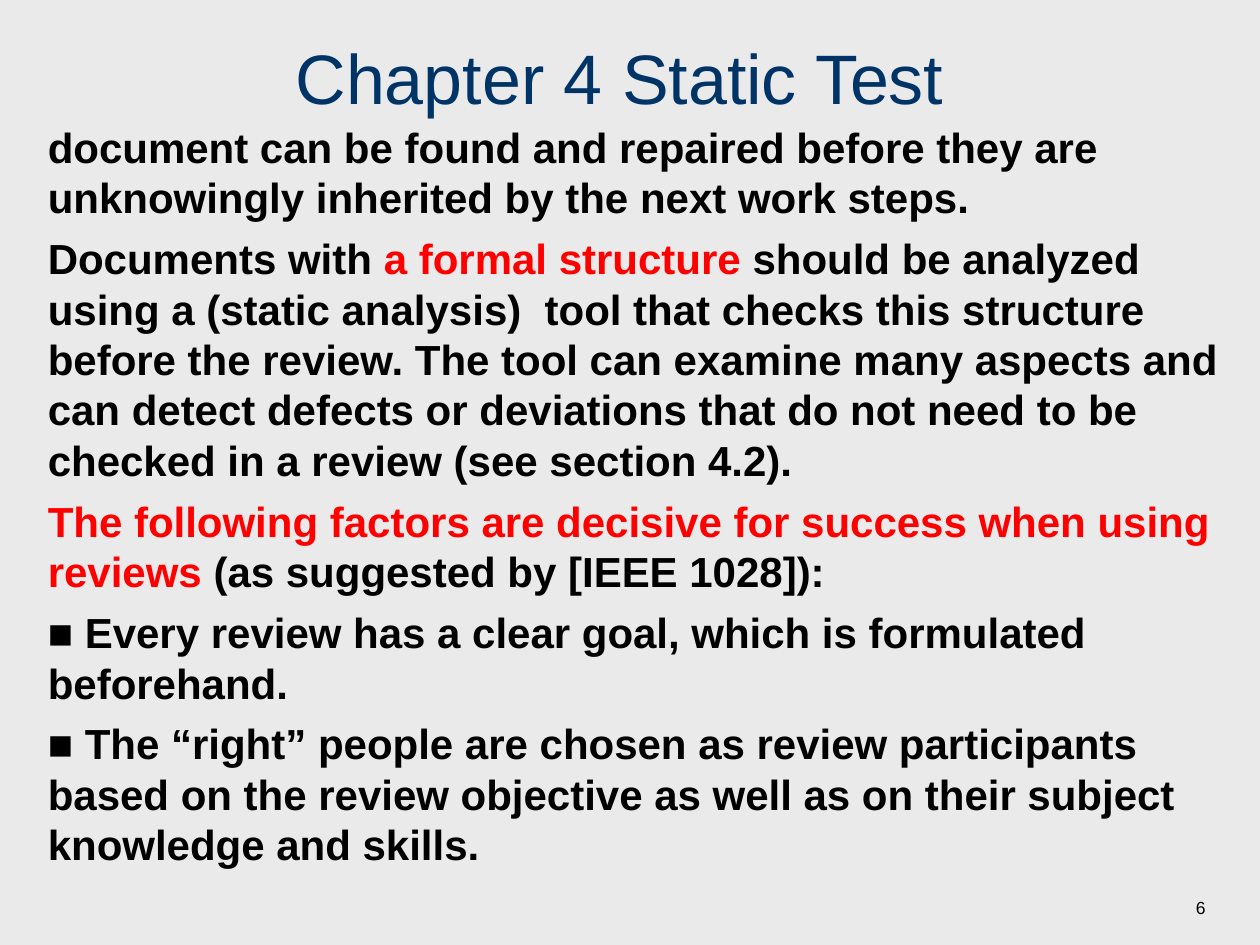
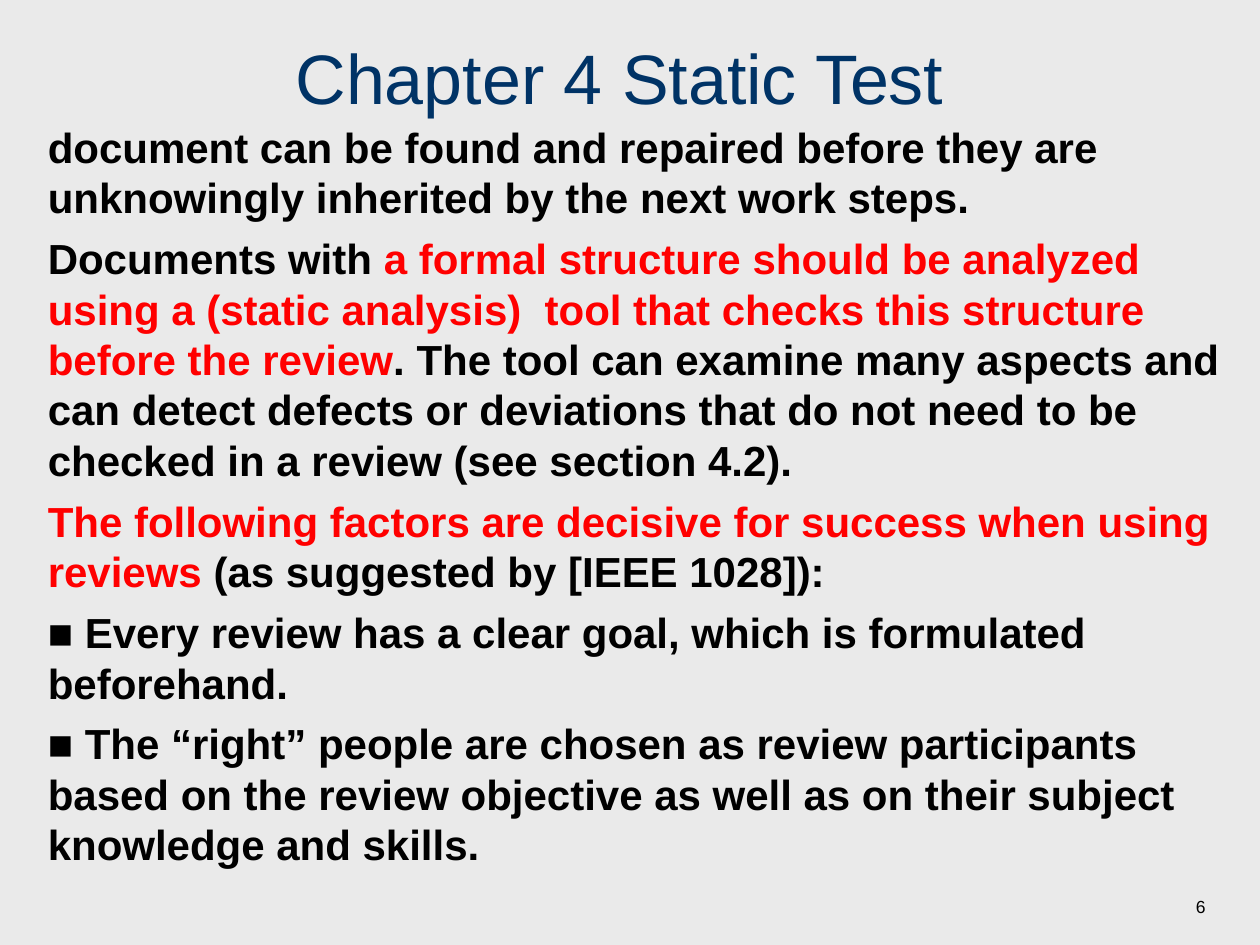
Before and after one commit to wu-hao-ze/All-assignments-and-projects-for-software-engineering-courses-at-Tongji-University, a slide deck: slide 6 of 软件测试/课件/Chapter 4 Static Test.ppt. Drawn at 1260x945 pixels with LibreOffice and Linux fonts; fonts in the diff are those of the drawing. Boxes give left, top, right and bottom in pixels: in the first picture for what was removed or moved away, otherwise in the second. Text is boxed around its words. In the diff, an @@ line names an element or a change of style, - is before the commit and + after.

```diff
--- a/软件测试/课件/Chapter 4 Static Test.ppt
+++ b/软件测试/课件/Chapter 4 Static Test.ppt
@@ text at (48, 243, 1219, 484): text colour #000000 to #FF0000 in "should be analyzed using a (static analysis) ..." @@
```
Also in this commit, not shown: 14 other slides changed, 27 other files.
